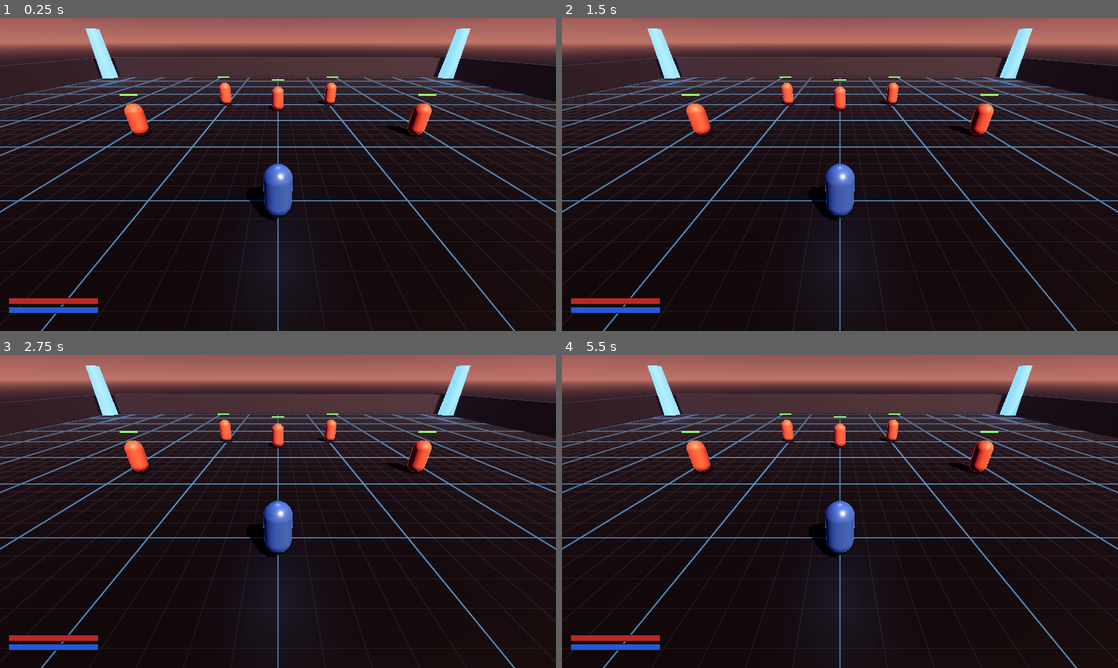
Above: before the commit, frames 1-4 (two rows, left to right).
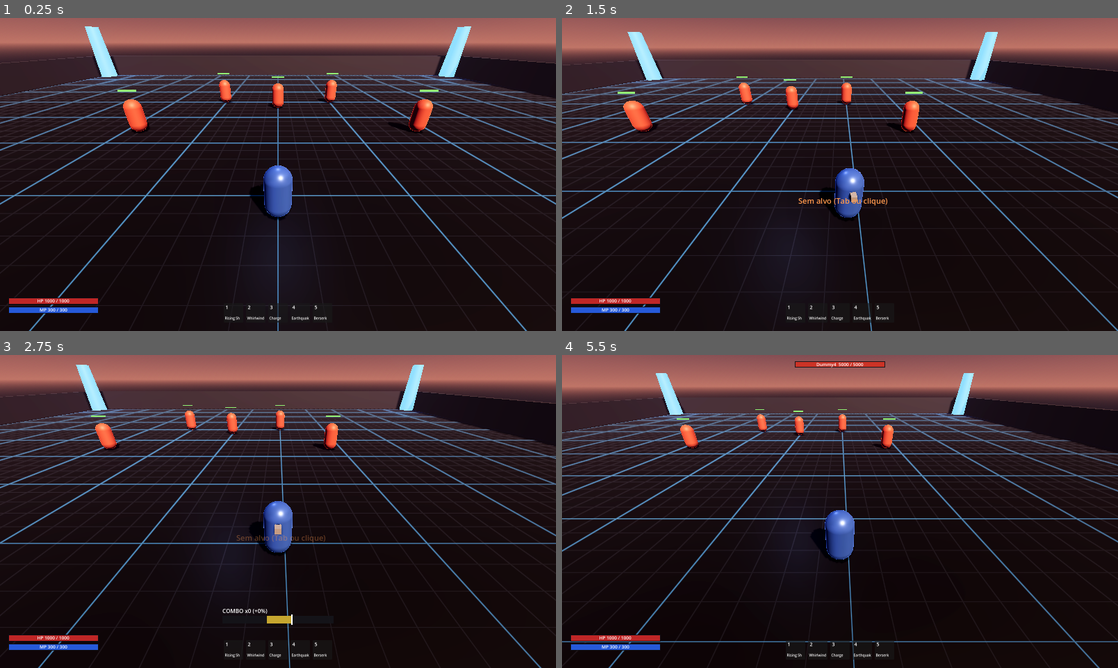
Above: after the commit, the same moments.

Repository: AlexandreBAntonio/Cabal
Game: Godot game, scene res://scenes/main.tscn
The game is run twice, just before and just after one commit, with the same random seed, the same clock (stepped at 60 frames per second) and the same inputs.
Inputs (mouse positions are in pixels of both pictures, inside the frame that each line leads up to):
- Up to frame 1 (0.25 s): no input
- Up to frame 2 (1.5 s): move the mouse to (962, 158) at 0.52 s; hold D (move_right) 0.53-1.28 s; hold Shift (autoface_toggle) 0.53-1.28 s; click (962, 158) at 0.67 s; move the mouse to (728, 190) at 1.27 s; hold S (move_back) from 1.28 s (still down); tap Space (basic_attack) at 1.35 s
- Up to frame 3 (2.75 s): move the mouse to (333, 442) at 2.02 s; release S (move_back) at 2.03 s; hold D (move_right) from 2.03 s (still down); hold R (combo_mode) from 2.03 s (still down)
- Up to frame 4 (5.5 s): tap Enter at 2.75, 5 s; move the mouse to (812, 574) at 2.77 s; release D (move_right) at 2.78 s; release R (combo_mode) at 2.78 s; hold W (move_forward) 2.78-3.53 s; tap Tab (target_tab) at 2.85 s; click (812, 574) at 2.92 s; tap Space (basic_attack) at 3.5, 4.35 s; move the mouse to (1006, 558) at 3.52 s; hold Shift (autoface_toggle) 3.53-4.28 s; hold A (move_left) 3.53-5.03 s; move the mouse to (673, 464) at 4.27 s; move the mouse to (867, 511) at 5.02 s; hold S (move_back) from 5.03 s (still down); hold R (combo_mode) from 5.03 s (still down); click (867, 511) at 5.17 s

The runs differ from the first frame. In frame 1, 12% of the frame differs, in the area x 0-100%, y 2-100%; in frame 2, 19%; in frame 3, 14%; in frame 4, 20%.
Error before the commit: Parse Error: Cannot infer the type of "can_fire" variable because the value doesn't have a set type. (res://scripts/sim/gladiator_sim.gd:116)

Commit message:
Fix type inference error on can_fire (Dictionary.get returns Variant)
Co-Authored-By: Claude Fable 5 <noreply@anthropic.com>
Claude-Session: https://claude.ai/code/session_016EhTv72NtrVbeZtxJRiFqS

Diff:
--- a/scripts/sim/gladiator_sim.gd
+++ b/scripts/sim/gladiator_sim.gd
@@ -113,7 +113,7 @@
 			_buffered_action = 0
 		elif state == State.FREE:
 			var action := _buffered_action
-			var can_fire := (action >= 1 and _cooldowns.get(action, 0.0) <= 0.0) \
+			var can_fire: bool = (action >= 1 and get_cooldown(action) <= 0.0) \
 				or (action == -1 and _basic_recover_left <= 0.0)
 			if can_fire:
 				_buffered_action = 0
